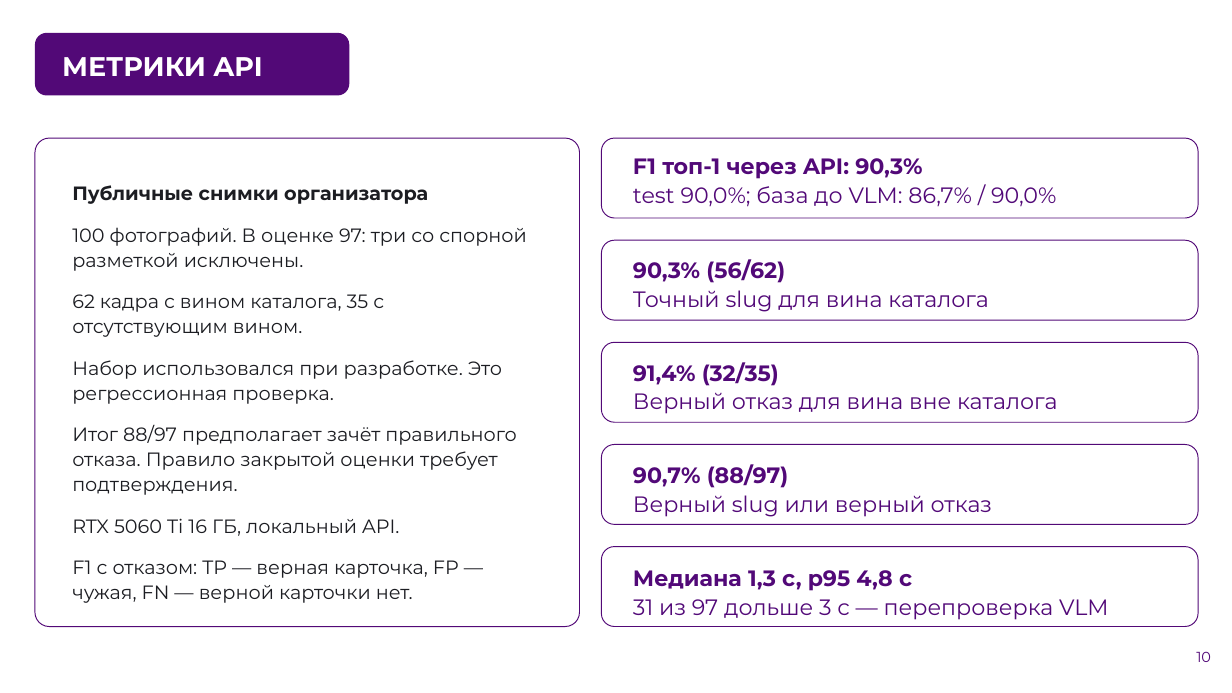
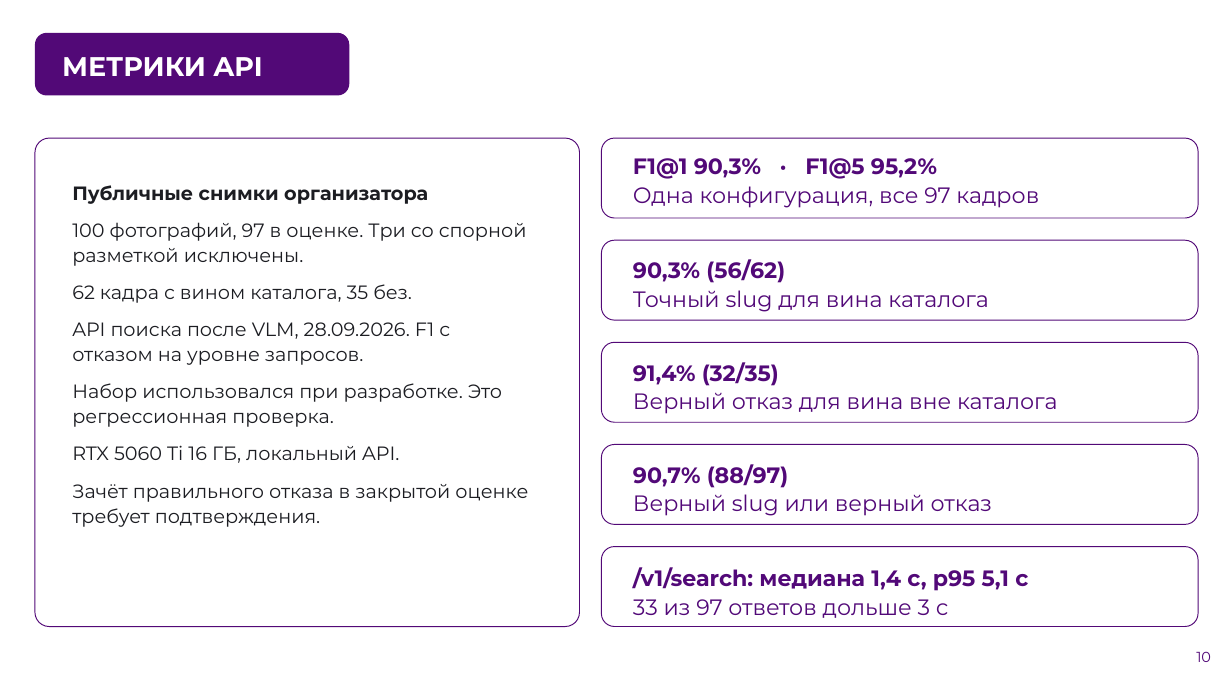
Before and after one commit to AlexGvr/rus_vines, a slide deck: slide 10 of ЛЦТ2026 Сканер российских вин.pptx. Drawn at 1232x693 pixels with LibreOffice and Linux fonts; fonts in the diff are those of the drawing; background and template pictures are left out. Boxes give left, top, right and bottom in pixels: in the first picture for what was removed or moved away, otherwise in the second. Text is boxed around its words. In the diff, an @@ line names an element or a change of style, - is before the commit and + after.

```diff
--- a/ЛЦТ2026 Сканер российских вин.pptx
+++ b/ЛЦТ2026 Сканер российских вин.pptx
@@ text at (633,158,1039,208): text changed; size 17.3 to 17.2 pt @@
-F1 топ-1 через API: 90,3%
-test 90,0%; база до VLM: 86,7% / 90,0%
+F1@1 90,3% · F1@5 95,2%
+Одна конфигурация, все 97 кадров
@@ text at (72,185,502,463): less space between paragraphs @@
@@ text at (72,222,527,365): text changed @@
-100 фотографий. В оценке 97: три со спорной разметкой исключены.
-62 кадра с вином каталога, 35 с отсутствующим вином.
+100 фотографий, 97 в оценке. Три со спорной разметкой исключены.
+62 кадра с вином каталога, 35 без.
+API поиска после VLM, 28.09.2026. F1 с отказом на уровне запросов.
@@ text at (72,425,516,495): paragraph removed @@
-Итог 88/97 предполагает зачёт правильного отказа. Правило закрытой оценки требует подтверждения.
@@ text at (72,484,528,527): text changed @@
-F1 с отказом: TP — верная карточка, FP — чужая, FN — верной карточки нет.
+Зачёт правильного отказа в закрытой оценке требует подтверждения.
@@ text at (633,567,1028,618): text changed; size 17.3 to 17.2 pt; bold on @@
-Медиана 1,3 с, p95 4,8 с
-31 из 97 дольше 3 с — перепроверка VLM
+/v1/search: медиана 1,4 с, p95 5,1 с
+33 из 97 ответов дольше 3 с
```
Also in this commit, not shown: 11 other slides changed, 4 other files.
